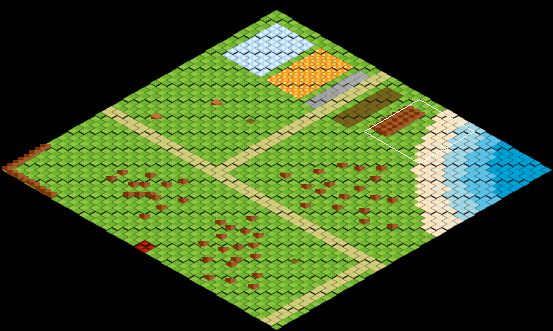
Tiled map, stored at hcg/resources/maps/maps/initial-map-test.tmx. The picture above shows the old version from afar; the outline marks the close-up.
Close-up. Old version:
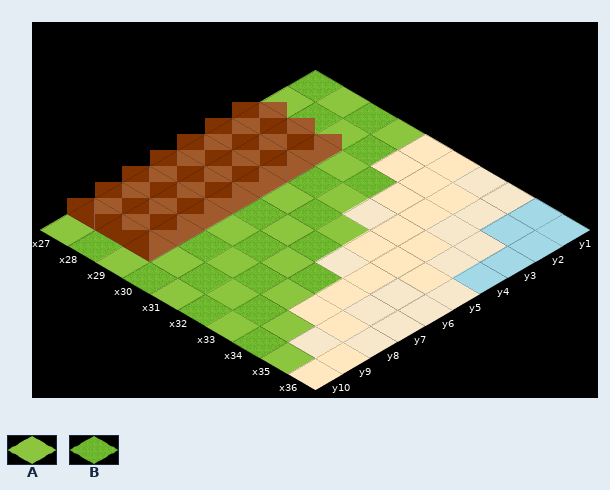
Cells are 55x32 px. Isometric: x runs down to the right, y down to the left. Shown: x 27..36, y 1..10.
Key: from "tileset-1": A 1, B 2.
_ is an empty cell.
Layers that did not change in this view are not listed.
Layer "ground" before, first column x 27:
 1 BABA______
 2 ABAB______
 3 BABAB_____
 4 ABABA_____
 5 BABABA____
 6 ABABAB____
 7 BABABAB___
 8 ABABABA___
 9 BABABABA__
10 ABABABABA_
Once edited:
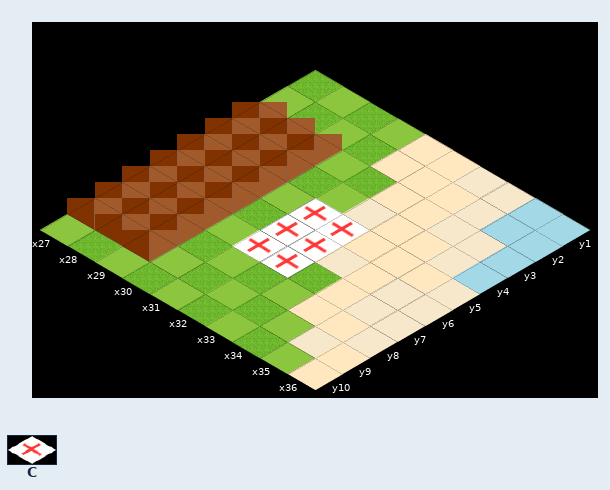
Further tiles: from "health": C 0.
Tiles of an added or newly shown layer are drawn over the layers below it.
From the commit log: added healing to the initial map, and added maps to the rotation
What changed:
Layer "ground":
y 5: x 31..32 BA -> __
y 6: x 31..32 AB -> __
y 7: x 31..32 BA -> __
Layer "health" (added):
y 5..7: x 31..32 __ -> CC
